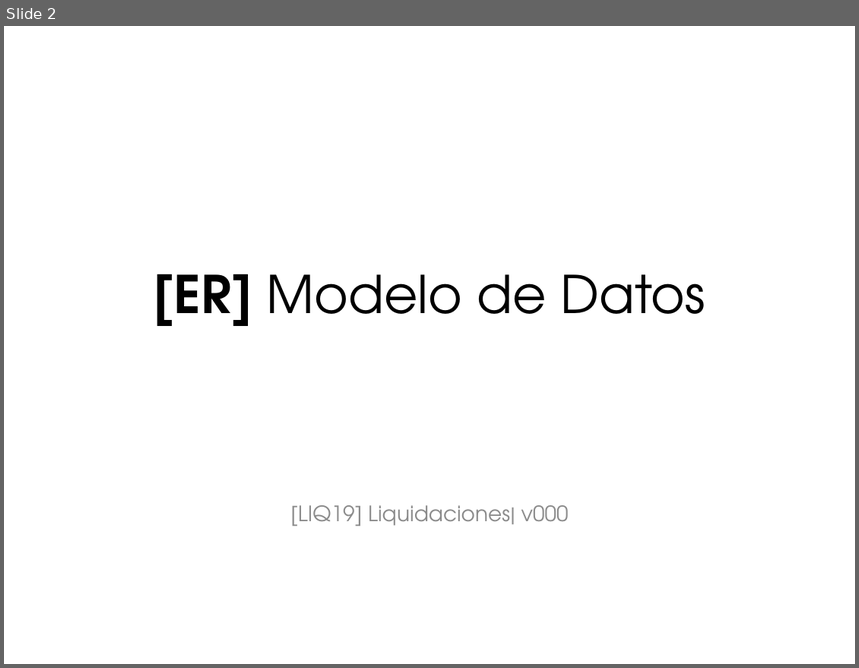
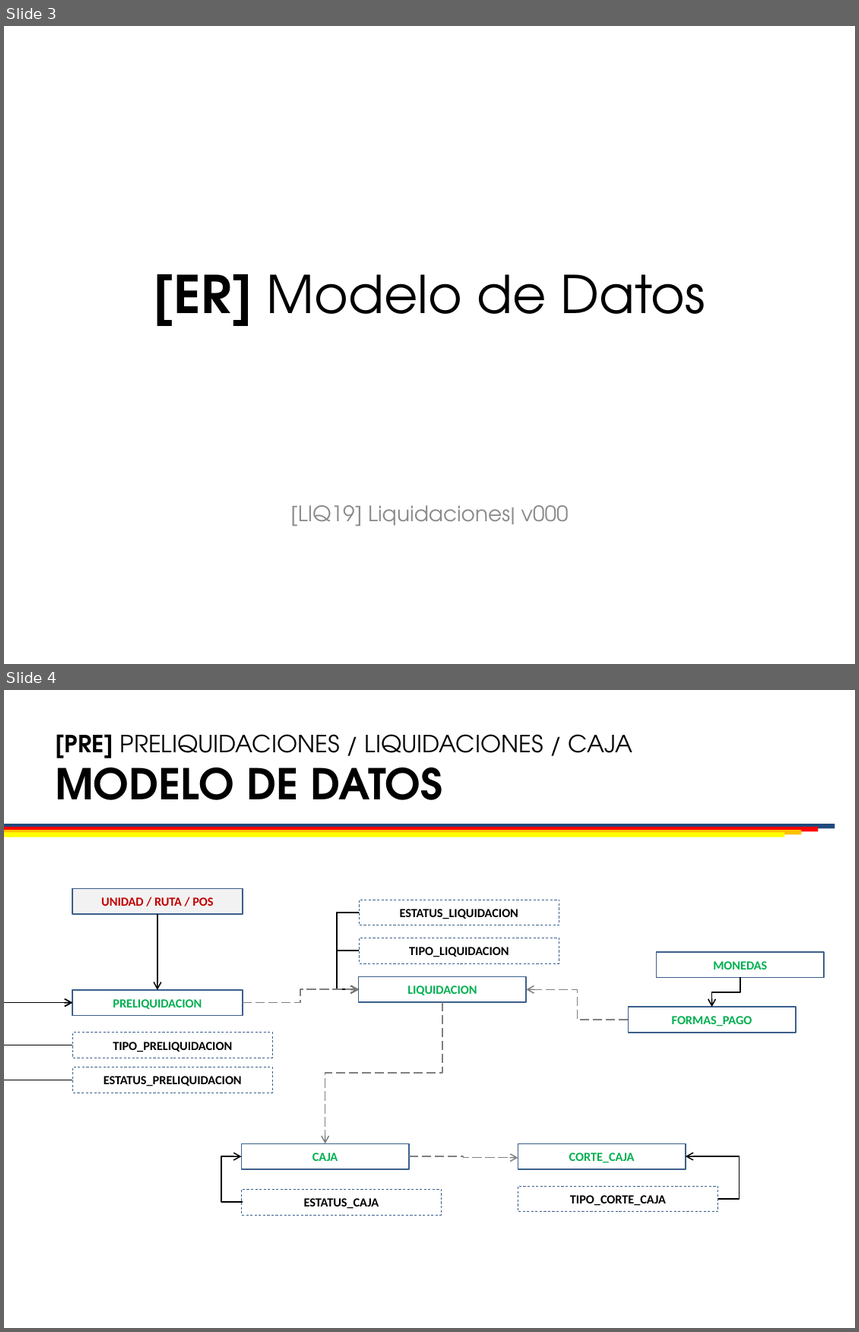
Before and after one commit to chubuntuarc/LIQ_Front, a slide deck: LIQ19_Workbook_v001_20190111.pptx. Shown one above the other, each under a label of ours: slide 2 before the commit, slides 3 and 4 after it. The pictures are 859x668 and 859x1332 pixels, drawn with LibreOffice and Linux fonts; fonts in the diff are those of the drawing; background and template pictures are left out. Boxes give left, top, right and bottom in pixels: in the first picture for what was removed or moved away, otherwise in the second. Text is boxed around its words. In the diff, an @@ line names an element or a change of style, - is before the commit and + after.

```diff
--- a/LIQ19_Workbook_v001_20190111.pptx
+++ b/LIQ19_Workbook_v001_20190111.pptx
@@ slide 4 added at (x1=4, y1=690, x2=855, y2=1328), background #FFFFFF; not listed: 2 template elements that a slide beside it also shows @@
@@ title added at (x1=55, y1=734, x2=633, y2=800), 20 pt, text #000000 @@
+[PRE] PRELIQUIDACIONES / LIQUIDACIONES / CAJA
+MODELO DE DATOS
@@ group added at (x1=4, y1=824, x2=835, y2=837): 4 rectangles @@
@@ rectangle added at (x1=73, y1=888, x2=243, y2=914), fill #F2F2F2, outline #3A5F8C 1 pt, 10.5 pt, text #C00000, bold @@
+UNIDAD / RUTA / POS
@@ elbow arrow added from (158, 914) to (158, 990), #000000 1 pt @@
@@ elbow arrow added from (359, 912) to (359, 989), #000000 1 pt @@
@@ rectangle added at (x1=359, y1=900, x2=559, y2=925), fill #FFFFFF, outline #3A5F8C 0.5 pt dashed, 10.5 pt, text #000000, bold @@
+ESTATUS_LIQUIDACION
@@ rectangle added at (x1=359, y1=938, x2=559, y2=964), fill #FFFFFF, outline #3A5F8C 0.5 pt dashed, 10.5 pt, text #000000, bold @@
+TIPO_LIQUIDACION
@@ elbow arrow added from (359, 951) to (359, 989), #000000 1 pt @@
@@ rectangle added at (x1=657, y1=952, x2=825, y2=978), fill #FFFFFF, outline #3A5F8C 1 pt, 10.5 pt, text #00B050, bold @@
+MONEDAS
@@ rectangle added at (x1=359, y1=977, x2=527, y2=1002), fill #FFFFFF, outline #3A5F8C 1 pt, 10.5 pt, text #00B050, bold @@
+LIQUIDACION
@@ elbow arrow added from (740, 978) to (712, 1007), #000000 1 pt @@
@@ elbow arrow added from (73, 1080) to (73, 1003), #000000 1 pt @@
@@ elbow arrow added from (73, 1045) to (73, 1003), #000000 1 pt @@
@@ rectangle added at (x1=73, y1=990, x2=243, y2=1016), fill #FFFFFF, outline #3A5F8C 1 pt, 10.5 pt, text #00B050, bold @@
+PRELIQUIDACION
@@ elbow arrow added from (243, 1003) to (359, 989), #808080 1 pt dashed @@
@@ elbow arrow added from (443, 1002) to (325, 1144), #808080 1 pt dashed @@
@@ elbow arrow added from (628, 1021) to (527, 989), #808080 1 pt dashed @@
@@ rectangle added at (x1=628, y1=1008, x2=796, y2=1033), fill #FFFFFF, outline #3A5F8C 1 pt, 10.5 pt, text #00B050, bold @@
+FORMAS_PAGO
@@ rectangle added at (x1=73, y1=1033, x2=273, y2=1059), fill #FFFFFF, outline #3A5F8C 0.5 pt dashed, 10.5 pt, text #000000, bold @@
+TIPO_PRELIQUIDACION
@@ rectangle added at (x1=73, y1=1067, x2=273, y2=1093), fill #FFFFFF, outline #3A5F8C 0.5 pt dashed, 10.5 pt, text #000000, bold @@
+ESTATUS_PRELIQUIDACION
@@ rectangle added at (x1=241, y1=1144, x2=409, y2=1170), fill #FFFFFF, outline #3A5F8C 1 pt, 10.5 pt, text #00B050, bold @@
+CAJA
@@ rectangle added at (x1=518, y1=1144, x2=686, y2=1170), fill #FFFFFF, outline #3A5F8C 1 pt, 10.5 pt, text #00B050, bold @@
+CORTE_CAJA
@@ elbow arrow added from (243, 1202) to (241, 1157), #000000 1 pt @@
@@ elbow arrow added from (409, 1157) to (518, 1158), #808080 1 pt dashed @@
@@ elbow arrow added from (718, 1199) to (686, 1157), #000000 1 pt @@
@@ rectangle added at (x1=241, y1=1189, x2=442, y2=1215), fill #FFFFFF, outline #3A5F8C 0.5 pt dashed, 10.5 pt, text #000000, bold @@
+ESTATUS_CAJA
@@ rectangle added at (x1=518, y1=1186, x2=718, y2=1212), fill #FFFFFF, outline #3A5F8C 0.5 pt dashed, 10.5 pt, text #000000, bold @@
+TIPO_CORTE_CAJA
@@ what was slide 2 is now slide 3 @@
```
Also in this commit, not shown: 1 slide changed, 2 other slides added, 3 slides removed, 1 other file.
